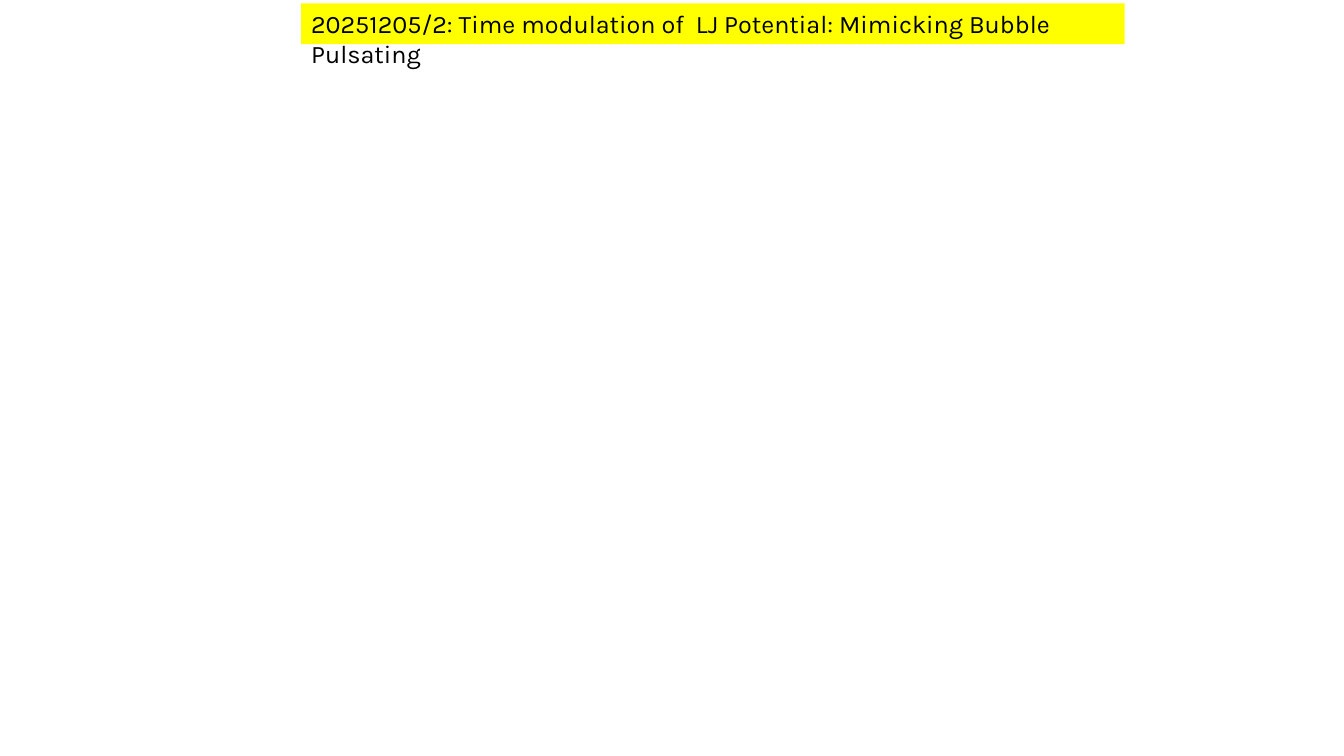
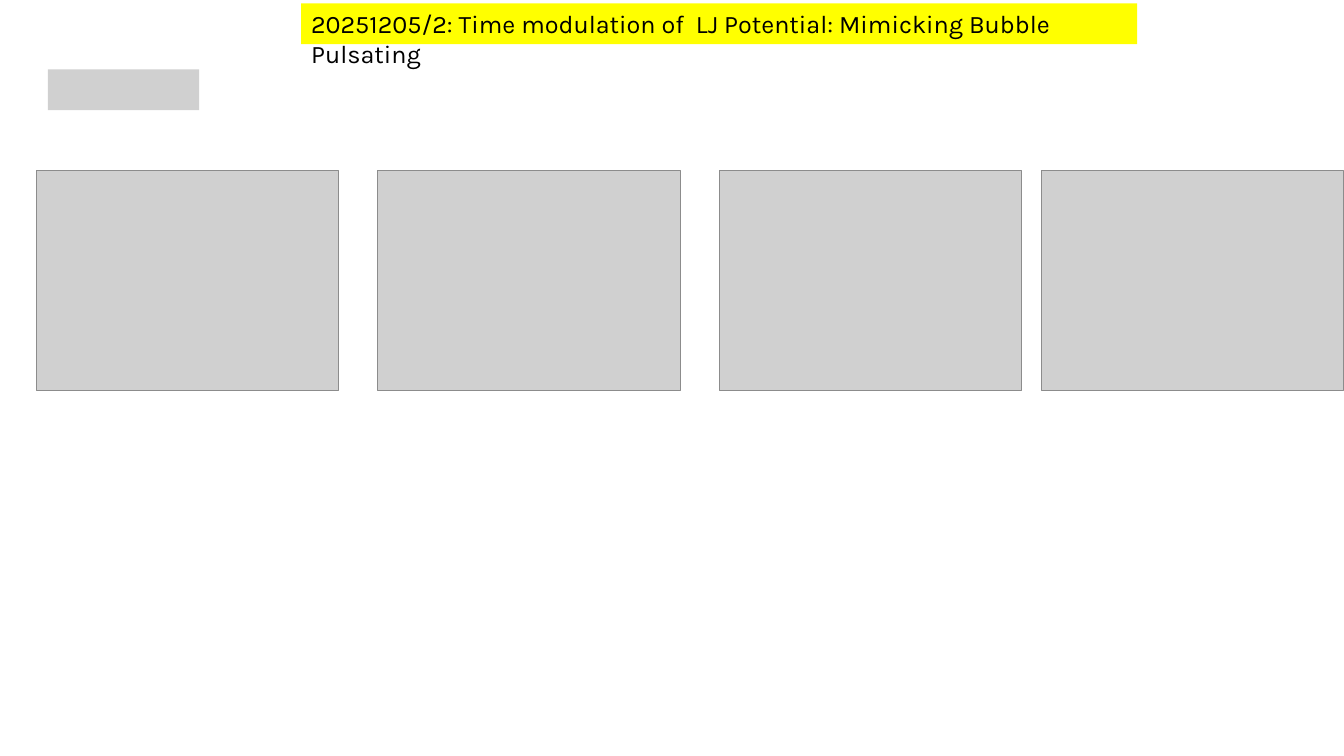
Before and after one commit to XinyunLiuX/Synchronized-Pulsating-Particles, a slide deck: slide 5 of Sync Pulsating Particles.pptx. Drawn at 1344x756 pixels with LibreOffice and Linux fonts; fonts in the diff are those of the drawing; grey boxes stand for pictures. Boxes give left, top, right and bottom in pixels: in the first picture for what was removed or moved away, otherwise in the second. Text is boxed around its words. In the diff, an @@ line names an element or a change of style, - is before the commit and + after.

```diff
--- a/Sync Pulsating Particles.pptx
+++ b/Sync Pulsating Particles.pptx
@@ rectangle "20251205/2: Time modulation of LJ ...": place and size @@
-rectangle "20251205/2: Time modulation of LJ ..." at [301,3,1125,43]
+rectangle "20251205/2: Time modulation of LJ ..." at [301,3,1137,43]
@@ picture added at [47,70,199,110] @@
@@ picture added at [36,170,339,390] @@
@@ picture added at [378,170,681,390] @@
@@ picture added at [720,170,1022,390] @@
@@ picture added at [1042,170,1344,390] @@
```
Also in this commit, not shown: 3 other slides changed, 6 other files.
